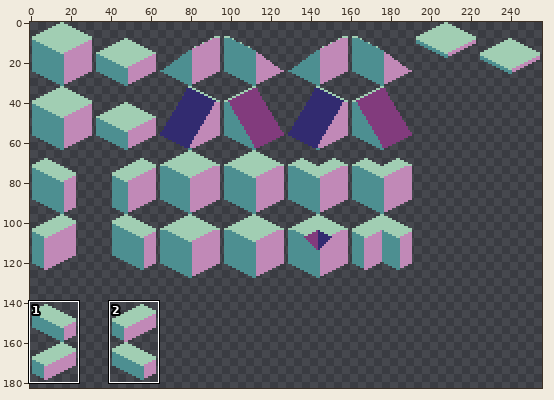
Two states of a pixel-art file, Wooft/Assets/Sprites/Wooft_Isometric_Tiles_Base.aseprite. The first picture is a wide view before the edit; the outline marks the close-up.
Close-up. Before the edit:
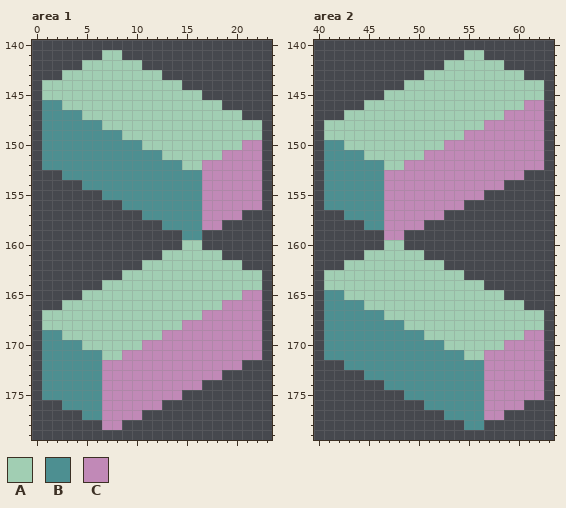
256x256 pixels, 1 frame. Shown: area 1: x 0..23, y 140..179; area 2: x 40..63, y 140..179. The wide view leaves out empty margins. The commit also changed other parts of the picture, which this record leaves out.
Visible layers, top first: "Normal", "Color".
Palette (. is transparent): A #a1ceb3  B #4d8f91  C #c189b7
Pixels before, area 1, first column x 1:
141 ......AA..............
142 ....AAAAAA............
143 ..AAAAAAAAAA..........
144 AAAAAAAAAAAAAA........
145 AAAAAAAAAAAAAAAA......
146 BBAAAAAAAAAAAAAAAA....
147 BBBBAAAAAAAAAAAAAAAA..
148 BBBBBBAAAAAAAAAAAAAAAA
149 BBBBBBBBAAAAAAAAAAAAAA
150 BBBBBBBBBBAAAAAAAAAACC
151 BBBBBBBBBBBBAAAAAACCCC
152 BBBBBBBBBBBBBBAACCCCCC
153 ..BBBBBBBBBBBBBBCCCCCC
154 ....BBBBBBBBBBBBCCCCCC
155 ......BBBBBBBBBBCCCCCC
156 ........BBBBBBBBCCCCCC
157 ..........BBBBBBCCCC..
158 ............BBBBCC....
159 ..............BB......
160 ..............AA......
161 ............AAAAAA....
162 ..........AAAAAAAAAA..
163 ........AAAAAAAAAAAAAA
164 ......AAAAAAAAAAAAAAAA
165 ....AAAAAAAAAAAAAAAACC
166 ..AAAAAAAAAAAAAAAACCCC
167 AAAAAAAAAAAAAAAACCCCCC
168 AAAAAAAAAAAAAACCCCCCCC
169 BBAAAAAAAAAACCCCCCCCCC
170 BBBBAAAAAACCCCCCCCCCCC
171 BBBBBBAACCCCCCCCCCCCCC
172 BBBBBBCCCCCCCCCCCCCC..
173 BBBBBBCCCCCCCCCCCC....
174 BBBBBBCCCCCCCCCC......
175 BBBBBBCCCCCCCC........
176 ..BBBBCCCCCC..........
177 ....BBCCCC............
178 ......CC..............
Pixels before, area 2, first column x 41:
141 ..............AA......
142 ............AAAAAA....
143 ..........AAAAAAAAAA..
144 ........AAAAAAAAAAAAAA
145 ......AAAAAAAAAAAAAAAA
146 ....AAAAAAAAAAAAAAAACC
147 ..AAAAAAAAAAAAAAAACCCC
148 AAAAAAAAAAAAAAAACCCCCC
149 AAAAAAAAAAAAAACCCCCCCC
150 BBAAAAAAAAAACCCCCCCCCC
151 BBBBAAAAAACCCCCCCCCCCC
152 BBBBBBAACCCCCCCCCCCCCC
153 BBBBBBCCCCCCCCCCCCCC..
154 BBBBBBCCCCCCCCCCCC....
155 BBBBBBCCCCCCCCCC......
156 BBBBBBCCCCCCCC........
157 ..BBBBCCCCCC..........
158 ....BBCCCC............
159 ......CC..............
160 ......AA..............
161 ....AAAAAA............
162 ..AAAAAAAAAA..........
163 AAAAAAAAAAAAAA........
164 AAAAAAAAAAAAAAAA......
165 BBAAAAAAAAAAAAAAAA....
166 BBBBAAAAAAAAAAAAAAAA..
167 BBBBBBAAAAAAAAAAAAAAAA
168 BBBBBBBBAAAAAAAAAAAAAA
169 BBBBBBBBBBAAAAAAAAAACC
170 BBBBBBBBBBBBAAAAAACCCC
171 BBBBBBBBBBBBBBAACCCCCC
172 ..BBBBBBBBBBBBBBCCCCCC
173 ....BBBBBBBBBBBBCCCCCC
174 ......BBBBBBBBBBCCCCCC
175 ........BBBBBBBBCCCCCC
176 ..........BBBBBBCCCC..
177 ............BBBBCC....
178 ..............BB......
The same view after the edit:
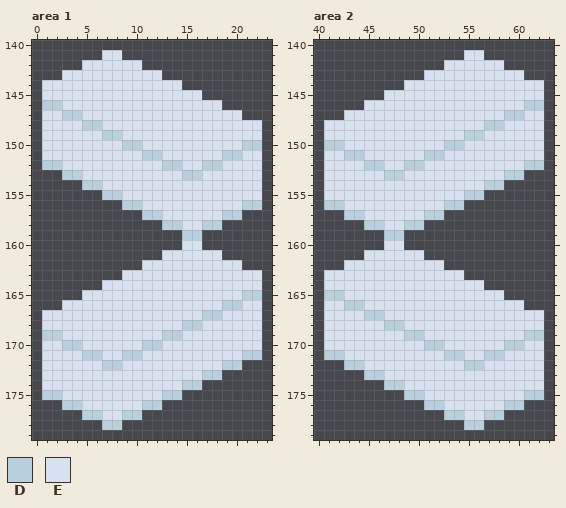
Colours new in this view: D #b8d0dd  E #d7e1ef
Edits made:
layer "Normal" now hidden
Changed rows in their new state; - is an unchanged pixel.
Area 1:
first column x 1:
141 ------EE--------------
142 ----EEEEEE------------
143 --EEEEEEEEEE----------
144 EEEEEEEEEEEEEE--------
145 EEEEEEEEEEEEEEEE------
146 DDEEEEEEEEEEEEEEEE----
147 EEDDEEEEEEEEEEEEEEEE--
148 EEEEDDEEEEEEEEEEEEEEEE
149 EEEEEEDDEEEEEEEEEEEEEE
150 EEEEEEEEDDEEEEEEEEEEDD
151 EEEEEEEEEEDDEEEEEEDDEE
152 DDEEEEEEEEEEDDEEDDEEEE
153 --DDEEEEEEEEEEDDEEEEEE
154 ----DDEEEEEEEEEEEEEEEE
155 ------DDEEEEEEEEEEEEEE
156 --------DDEEEEEEEEEEDD
157 ----------DDEEEEEEDD--
158 ------------DDEEDD----
159 --------------DD------
160 --------------EE------
161 ------------EEEEEE----
162 ----------EEEEEEEEEE--
163 --------EEEEEEEEEEEEEE
164 ------EEEEEEEEEEEEEEEE
165 ----EEEEEEEEEEEEEEEEDD
166 --EEEEEEEEEEEEEEEEDDEE
167 EEEEEEEEEEEEEEEEDDEEEE
168 EEEEEEEEEEEEEEDDEEEEEE
169 DDEEEEEEEEEEDDEEEEEEEE
170 EEDDEEEEEEDDEEEEEEEEEE
171 EEEEDDEEDDEEEEEEEEEEDD
172 EEEEEEDDEEEEEEEEEEDD--
173 EEEEEEEEEEEEEEEEDD----
174 EEEEEEEEEEEEEEDD------
175 DDEEEEEEEEEEDD--------
176 --DDEEEEEEDD----------
177 ----DDEEDD------------
178 ------DD--------------
Area 2:
first column x 41:
141 --------------EE------
142 ------------EEEEEE----
143 ----------EEEEEEEEEE--
144 --------EEEEEEEEEEEEEE
145 ------EEEEEEEEEEEEEEEE
146 ----EEEEEEEEEEEEEEEEDD
147 --EEEEEEEEEEEEEEEEDDEE
148 EEEEEEEEEEEEEEEEDDEEEE
149 EEEEEEEEEEEEEEDDEEEEEE
150 DDEEEEEEEEEEDDEEEEEEEE
151 EEDDEEEEEEDDEEEEEEEEEE
152 EEEEDDEEDDEEEEEEEEEEDD
153 EEEEEEDDEEEEEEEEEEDD--
154 EEEEEEEEEEEEEEEEDD----
155 EEEEEEEEEEEEEEDD------
156 DDEEEEEEEEEEDD--------
157 --DDEEEEEEDD----------
158 ----DDEEDD------------
159 ------DD--------------
160 ------EE--------------
161 ----EEEEEE------------
162 --EEEEEEEEEE----------
163 EEEEEEEEEEEEEE--------
164 EEEEEEEEEEEEEEEE------
165 DDEEEEEEEEEEEEEEEE----
166 EEDDEEEEEEEEEEEEEEEE--
167 EEEEDDEEEEEEEEEEEEEEEE
168 EEEEEEDDEEEEEEEEEEEEEE
169 EEEEEEEEDDEEEEEEEEEEDD
170 EEEEEEEEEEDDEEEEEEDDEE
171 DDEEEEEEEEEEDDEEDDEEEE
172 --DDEEEEEEEEEEDDEEEEEE
173 ----DDEEEEEEEEEEEEEEEE
174 ------DDEEEEEEEEEEEEEE
175 --------DDEEEEEEEEEEDD
176 ----------DDEEEEEEDD--
177 ------------DDEEDD----
178 --------------DD------
Where, in picture pixels (left, top, right, bottom), the same in both close-ups:
changed: (42, 50, 262, 430)
changed: (324, 50, 544, 430)
